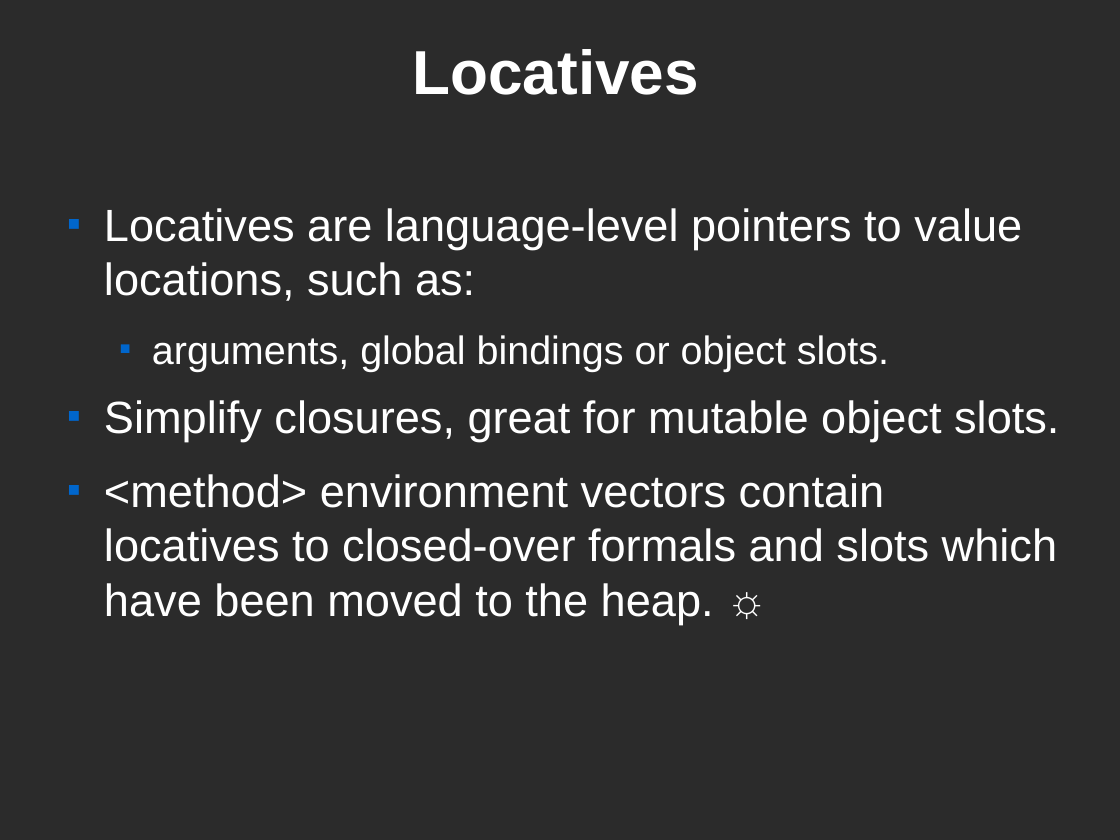
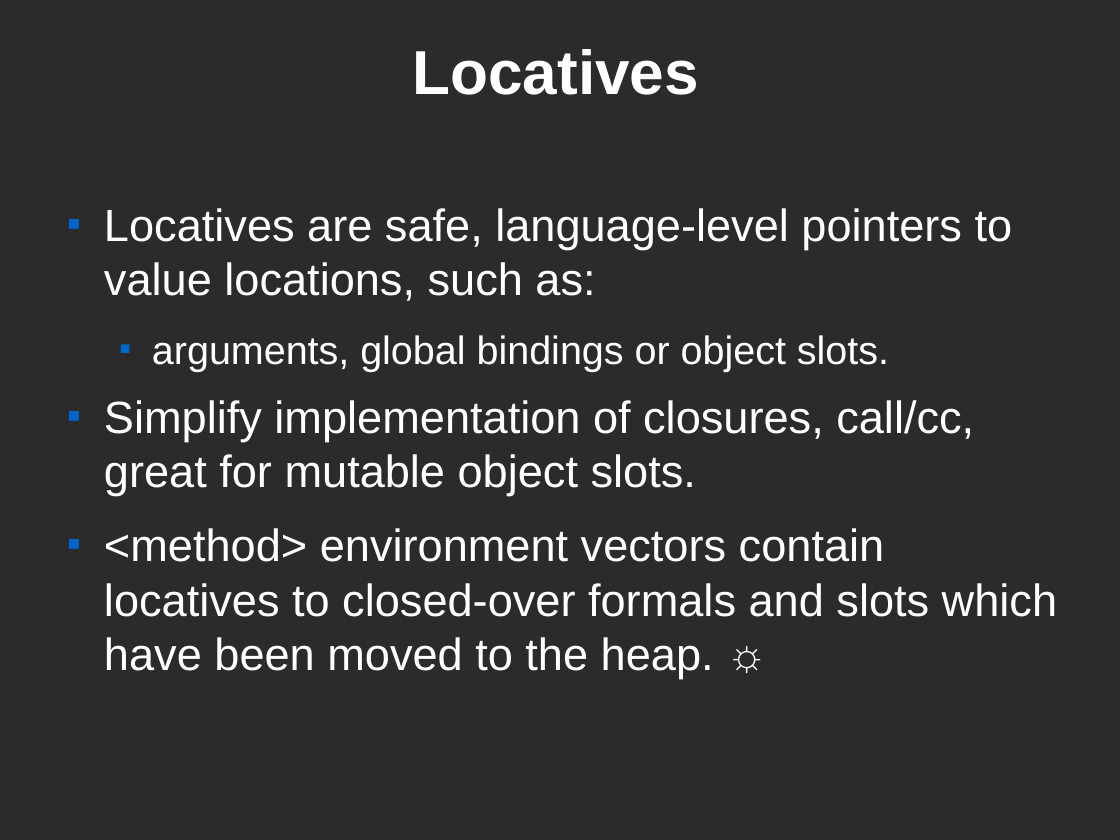
Before and after one commit to kstephens/ll, a slide deck: slide 23 of src/ll/doc/ll_system_design.odp. Drawn at 1120x840 pixels with LibreOffice and Linux fonts; fonts in the diff are those of the drawing; background and template pictures are left out; a plain dark background stands for a picture behind light text. Boxes give left, top, right and bottom in pixels: in the first picture for what was removed or moved away, otherwise in the second. Text is boxed around its words. In the diff, an @@ line names an element or a change of style, - is before the commit and + after.

```diff
--- a/src/ll/doc/ll_system_design.odp
+++ b/src/ll/doc/ll_system_design.odp
@@ text at (104,208,1013,301): text changed @@
-■ Locatives are language-level pointers to value locations, such as:
+■ Locatives are safe, language-level pointers to value locations, such as:
@@ text at (104,400,974,496): text changed @@
-■ Simplify closures, great for mutable object slots.
+■ Simplify implementation of closures, call/cc, great for mutable object slots.
```
Also in this commit, not shown: 5 other slides changed, 1 other file.
